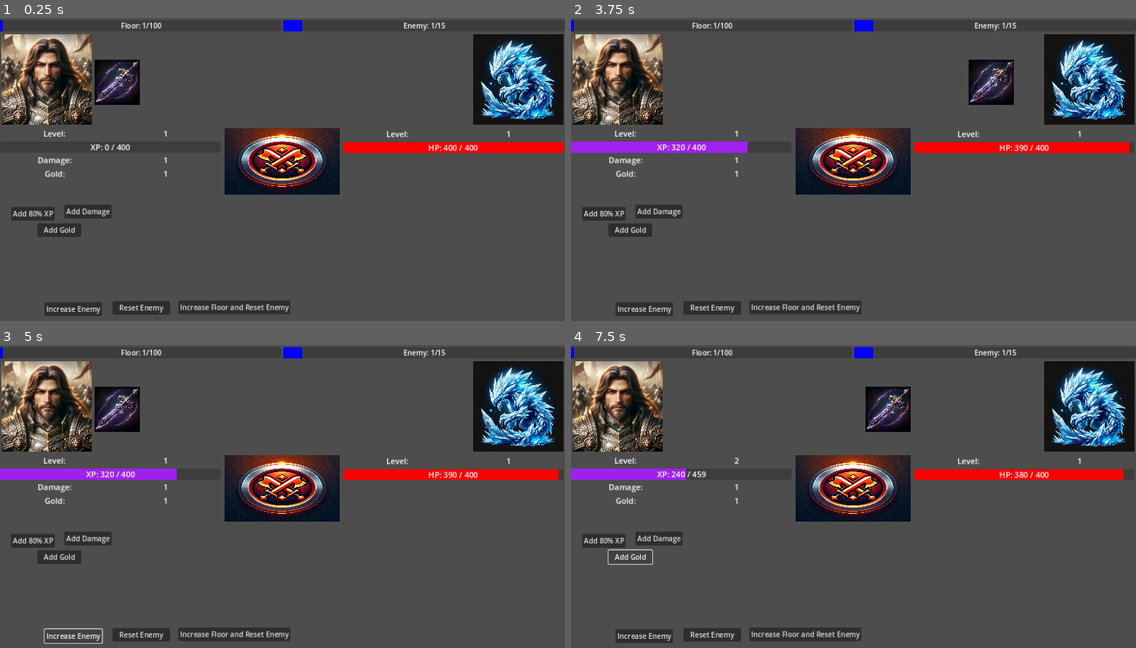
Above: before the commit, frames 1-4 (two rows, left to right).
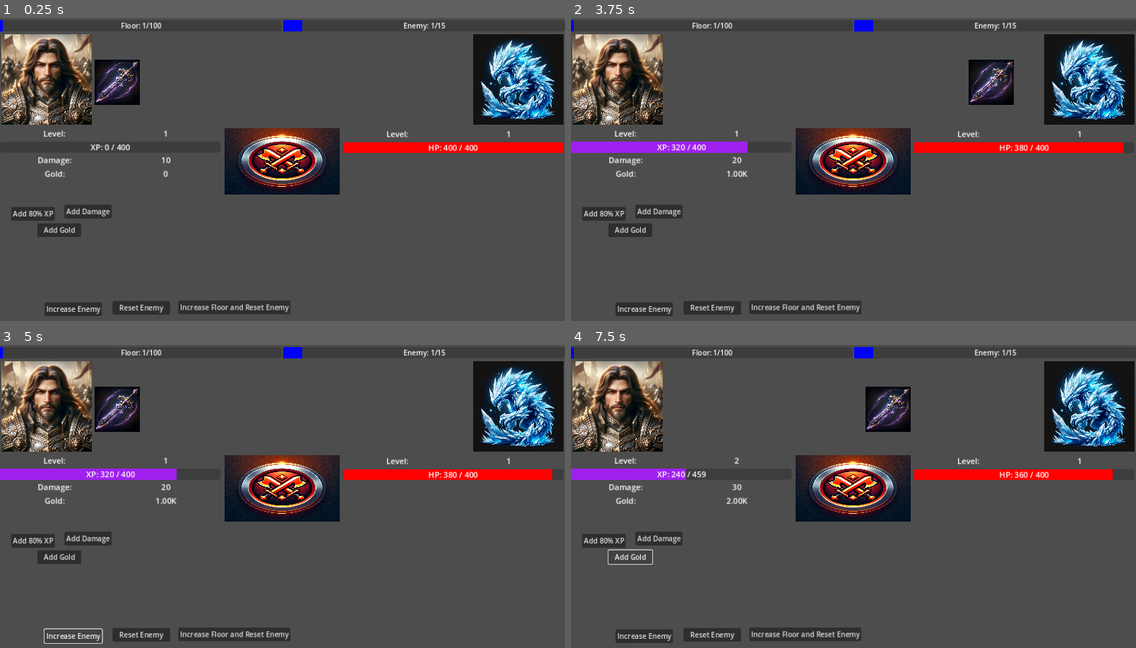
Above: after the commit, the same moments.

Repository: Pepice23/ClimbTheTower
Game: Godot game, scene res://scenes/main/main.tscn
The game is run twice, just before and just after one commit, with the same random seed, the same clock (stepped at 60 frames per second) and the same inputs. The project has no main scene, so this scene is started directly.
Inputs (mouse positions are in pixels of both pictures, inside the frame that each line leads up to):
- Up to frame 1 (0.25 s): no input
- Up to frame 2 (3.75 s): click "Add 80% XP" at 0.5 s; click "Add Damage" at 1.25 s; click "Add Gold" at 2 s; click "Increase Enemy" at 2.75 s; click (853, 160) at 3.5 s
- Up to frame 3 (5 s): click "Increase Enemy" at 4.25 s
- Up to frame 4 (7.5 s): click (853, 487) at 5 s; click "Add 80% XP" at 5.75 s; click "Add Damage" at 6.5 s; click "Add Gold" at 7.25 s

The runs differ from the first frame. In frame 1, less than 0.1% of the frame differs, in the area x 28-31%, y 45-53%; in frame 2, 0.1%; in frame 3, 0.1%; in frame 4, 0.2%, in the area x 27-98%, y 41-53%.
Error before the commit: Invalid call. Nonexistent function 'increase_current_damage' in base 'Node (player_data.gd)'. (res://scenes/main/main.gd:19)

Commit message:
implemented damage and gold

Diff:
--- a/autoloads/player_data.gd
+++ b/autoloads/player_data.gd
@@ -18,6 +18,8 @@
 signal change_player_current_xp
 signal change_player_max_xp
 signal change_player_level
+signal change_player_damage
+signal change_player_gold
 
 # Called when the node enters the scene tree for the first time.
 func _ready():
@@ -46,7 +48,6 @@
 
 func increase_current_xp(percent=80):
 	player_current_xp += percent / 100.0 * player_max_xp
-	print(player_current_xp)
 	check_and_level_up()
 	emit_signal("change_player_current_xp")
 
@@ -62,3 +63,11 @@
 		player_level += 1
 		emit_signal("change_player_level")
 		calculate_new_max_xp()
+
+func increase_current_gold(amount=1000):
+	player_gold += amount
+	emit_signal("change_player_gold")
+
+func increase_current_damage(amount=10):
+	player_damage += amount
+	emit_signal("change_player_damage")
--- a/scenes/player_stat_display/player_stat_display.gd
+++ b/scenes/player_stat_display/player_stat_display.gd
@@ -12,6 +12,8 @@
 	PlayerData.connect("change_player_level", player_level_update)
 	PlayerData.connect("change_player_current_xp", update_current_xp_progress)
 	PlayerData.connect("change_player_max_xp", update_max_xp_progress)
+	PlayerData.connect("change_player_damage", update_damage_text)
+	PlayerData.connect("change_player_gold", update_gold_text)
 
 func player_level_update():
 	player_level_text.text = str(PlayerData.player_level)
@@ -27,6 +29,8 @@
 	xp_progress_bar.max_value = PlayerData.player_max_xp
 	update_current_xp_progress()
 	update_max_xp_progress()
+	update_damage_text()
+	update_gold_text()
 
 func update_current_xp_progress():
 	xp_progress_bar.value = PlayerData.player_current_xp
@@ -37,7 +41,7 @@
 	xp_progress_bar_text.text = "XP: %s / %s" % [Helpers.format_number(PlayerData.player_current_xp), Helpers.format_number(PlayerData.player_max_xp)]
 
 func update_damage_text():
-	damage_text.text = "Damage: %s" % [Helpers.format_number(PlayerData.player_damage)]
+	damage_text.text = "%s" % [Helpers.format_number(PlayerData.player_damage)]
 
 func update_gold_text():
-	gold_text.text = "Gold: %s" % [Helpers.format_number(PlayerData.player_gold)]
+	gold_text.text = "%s" % [Helpers.format_number(PlayerData.player_gold)]
